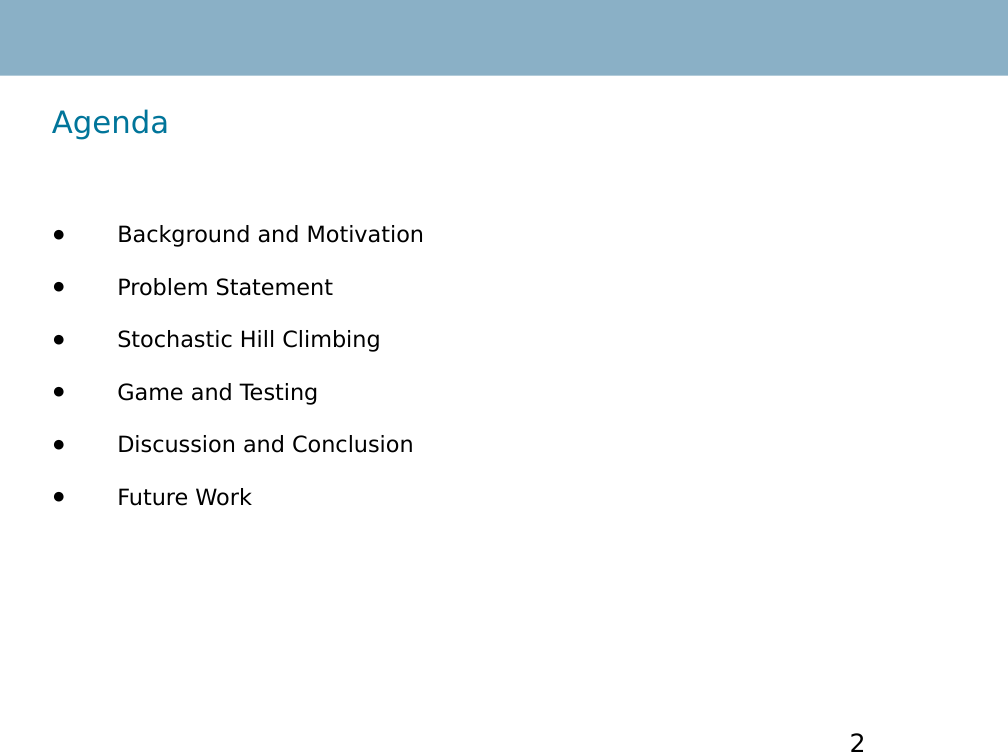
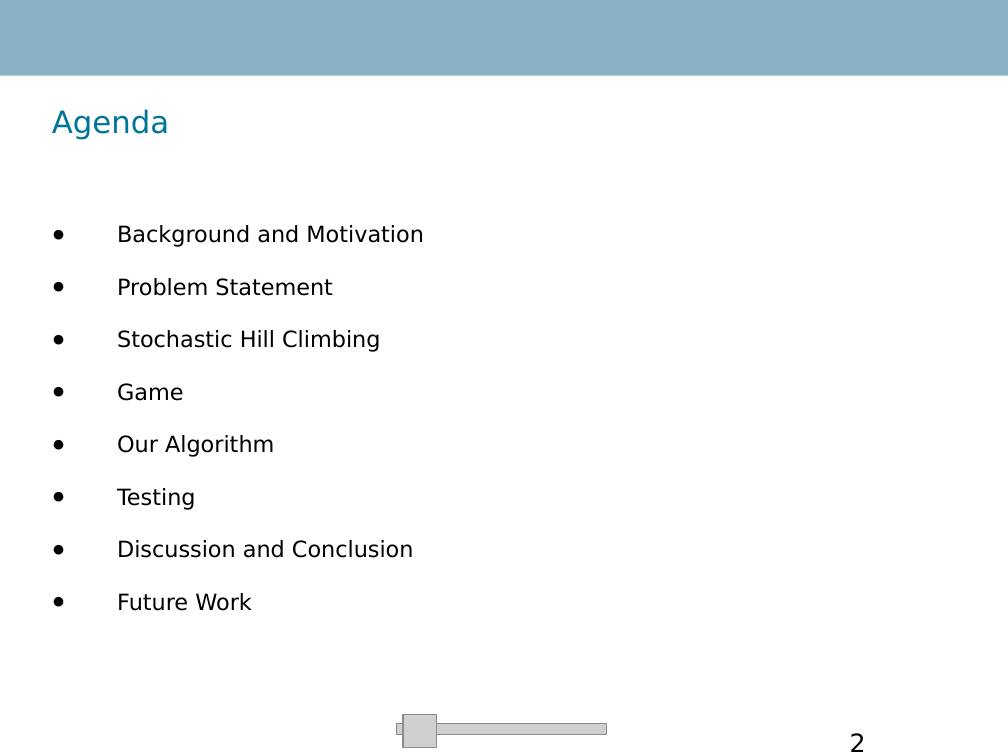
Before and after one commit to RobinTo/AdaptiveGame, a slide deck: slide 2 of IKT411 Advanced Project Report/presentation.ppt. Drawn at 1008x756 pixels with LibreOffice and Linux fonts; fonts in the diff are those of the drawing; grey boxes stand for pictures; background and template pictures are left out. Boxes give left, top, right and bottom in pixels: in the first picture for what was removed or moved away, otherwise in the second. Text is boxed around its words. In the diff, an @@ line names an element or a change of style, - is before the commit and + after.

```diff
--- a/IKT411 Advanced Project Report/presentation.ppt
+++ b/IKT411 Advanced Project Report/presentation.ppt
@@ text at (117, 383, 274, 510): text changed @@
-● Game and Testing
+● Game
+● Our Algorithm
+● Testing
@@ picture added at (403, 715, 436, 748) @@
@@ picture added at (397, 724, 607, 734) @@
```
Also in this commit, not shown: 12 other slides changed, 2 slides added, 2 other files.
